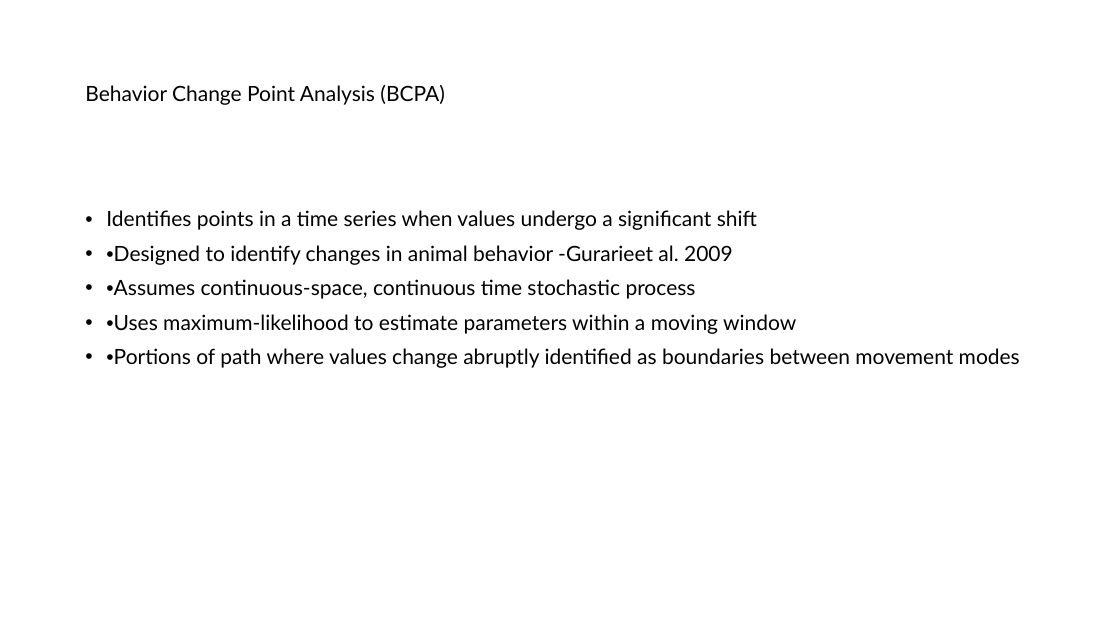
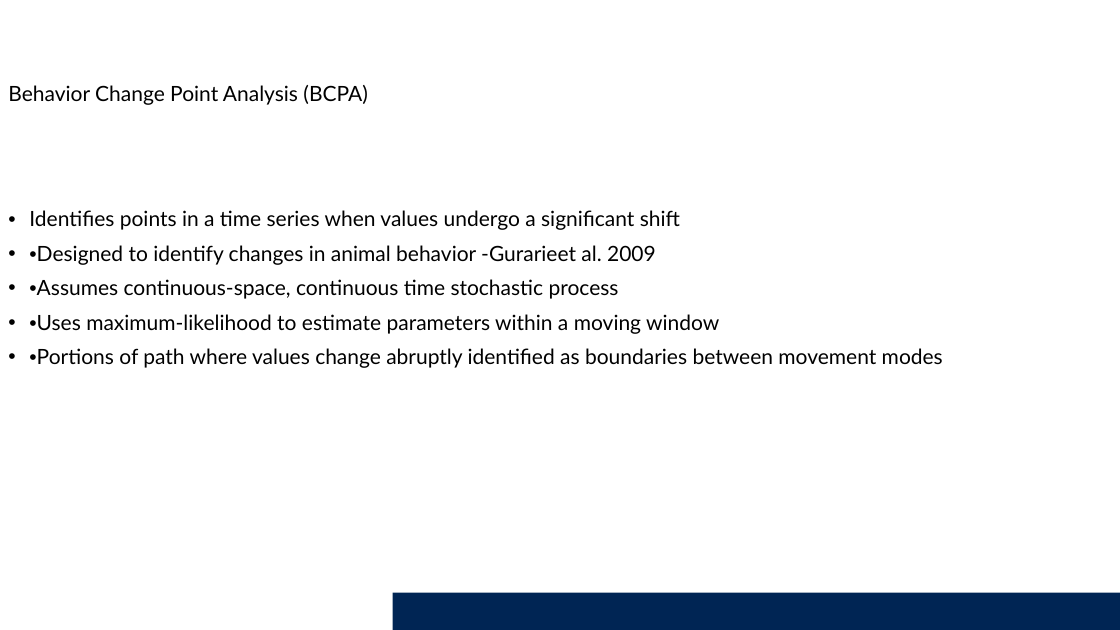
Before and after one commit to Smithsonian/Introduction_HMM, a slide deck: slide 18 of Presentation/IntroAnimalMovements_HMMs.pptx. Drawn at 1120x630 pixels with LibreOffice and Linux fonts; fonts in the diff are those of the drawing; background and template pictures are left out. Boxes give left, top, right and bottom in pixels: in the first picture for what was removed or moved away, otherwise in the second. Text is boxed around its words. In the diff, an @@ line names an element or a change of style, - is before the commit and + after.

```diff
--- a/Presentation/IntroAnimalMovements_HMMs.pptx
+++ b/Presentation/IntroAnimalMovements_HMMs.pptx
@@ title "Behavior Change Point Analysis (BCPA)": place and size @@
-title "Behavior Change Point Analysis (BCPA)" at (85, 85, 445, 105)
+title "Behavior Change Point Analysis (BCPA)" at (8, 85, 368, 105)
@@ text "Identifies points in a time ...": place and size @@
-text "Identifies points in a time ..." at (106, 210, 1020, 368)
+text "Identifies points in a time ..." at (29, 210, 943, 368)
@@ rectangle added at (392, 593, 1120, 630), fill #002554 @@
```
Also in this commit, not shown: 15 other slides changed, 11 slides added, 11 slides removed.
